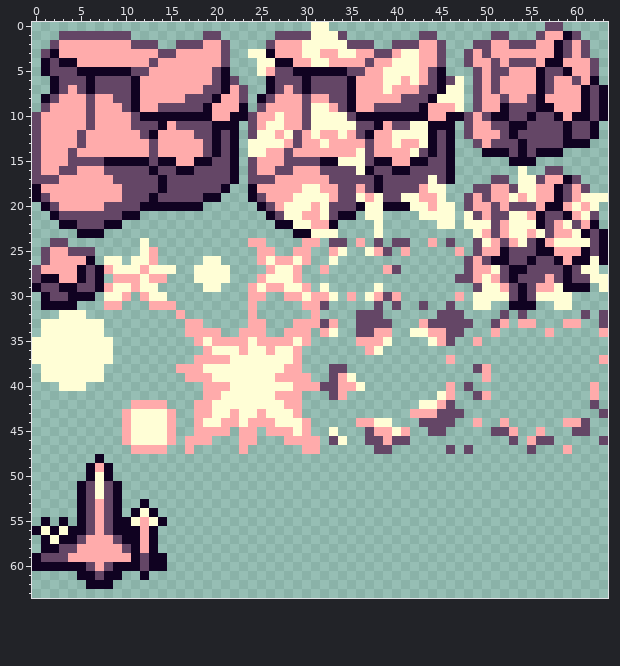
Two versions of one pixel-art file, spritesheet.ase. The picture above was drawn from the file before the commit.
64x64 pixels, 1 frame.
The same view after the edit:
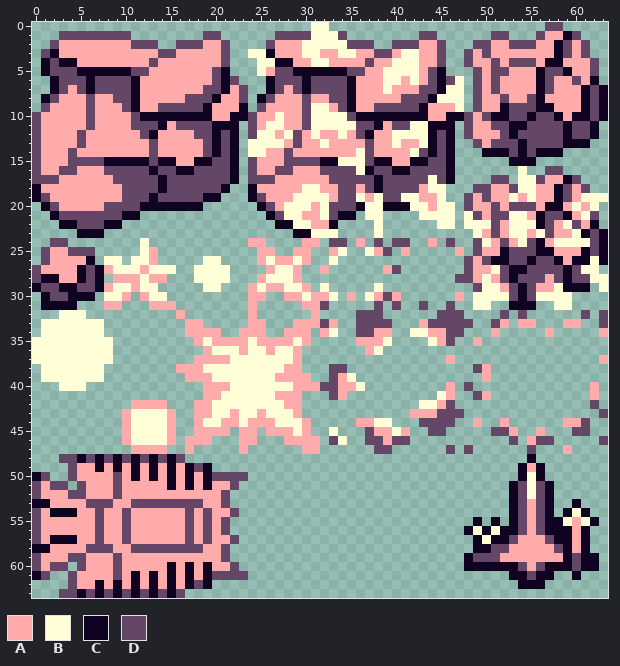
Palette (. is transparent): A #ffabab  B #fffed6  C #100221  D #644666
Difference:
--- layer "color"
@@ x 0..63 @@
 47 ...........AAAA..A.....A......AA......DD......D.D......D...A....
-48 .......C........................................................
-49 ......CAC.......................................................
-50 ......CBC.......................................................
-51 .....CDBDC......................................................
-52 .....CDBDC......................................................
-53 .....CDADC..C...................................................
-54 .....CDADC.CBC..................................................
-55 .C.C.CDADCCBABC.................................................
-56 CBCBCCDADCCCAC..................................................
-57 .CBCCDAAADCCAC..................................................
-58 .CCDDAAAAADCAC..................................................
-59 CDDDAAAAAAACDCC.................................................
-60 CCCCCCDADCCCDCC.................................................
-61 .....CCDCC..C...................................................
-62 ......CCC.......................................................
-63 ................................................................
+48 ...DDCDCDCDCDCDCD......................................C........
+49 ....DAACACACACACACDC..................................CAC.......
+50 CD..DAAAADACACACACACDDDD..............................CBC.......
+51 DADD.DAAADAAAAACACACAAD..............................CDBDC......
+52 DAAADDAAADAAAAAAAAAAAD...............................CDBDC......
+53 CCAAAADDDAADDDDDDDDAAD...............................CDADC..C...
+54 DACCCAADAADAAAAAADADAAD..............................CDADC.CBC..
+55 DAAAAAADAADAAAAAADADAD...........................C.C.CDADCCBABC.
+56 DAAAAAADAADAAAAAADADAD..........................CBCBCCDADCCCAC..
+57 DACCCAADAADAAAAAADADAAD..........................CBCCDAAADCCAC..
+58 CCAAAADDDAADDDDDDDDAAD...........................CCDDAAAAADCAC..
+59 DAAADDAAADAAAAAAAAAAAD..........................CDDDAAAAAAACDCC.
+60 DADD.DAAADAAAAACACACAAD.........................CCCCCCDADCCCDCC.
+61 CD..DAAAADACACACACACDDDD.............................CCDCC..C...
+62 ....DAACACACACACACDC..................................CCC.......
+63 ...DDCDCDCDCDCDCD...............................................
